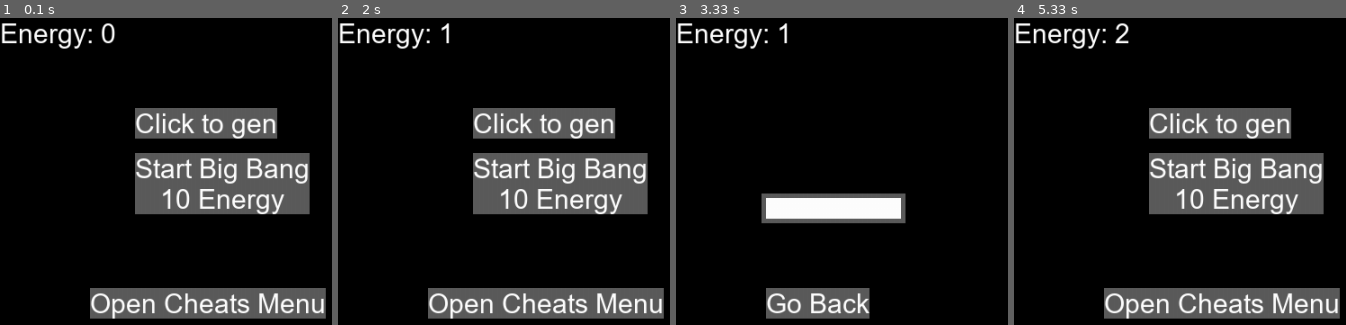
Above: before the commit, frames 1-4 (left to right).
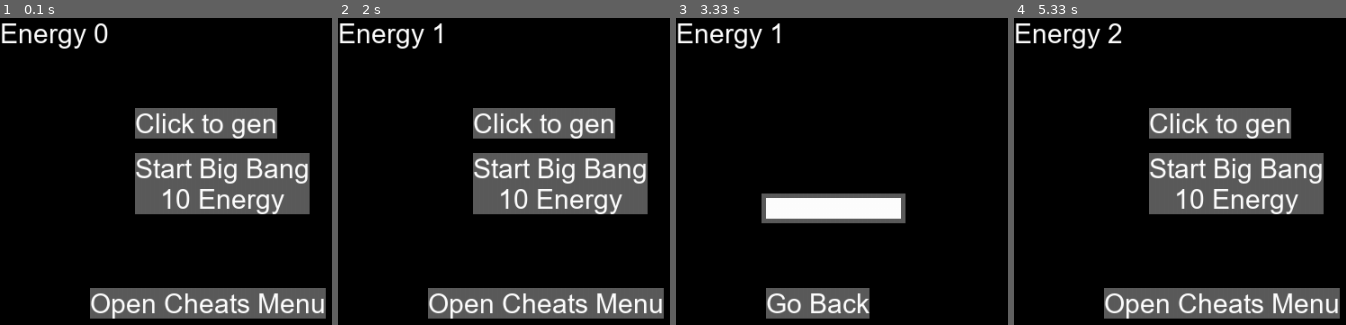
Above: after the commit, the same moments.

Repository: Slayrix/Idle-Game
Game: pygame game, started from Game/main.py
Same seed, same stepped clock (60 frames per second), same inputs: the game is played once before the commit and once after it.
Inputs (mouse positions are in pixels of both pictures, inside the frame that each line leads up to):
- Up to frame 1 (0.1 s): no input
- Up to frame 2 (2 s): click "Start Big Bang" at 0.38 s; click (553, 134) at 1.72 s
- Up to frame 3 (3.33 s): click (911, 291) at 2.05 s; click (832, 208) at 2.38 s; click (outside the picture) at 2.72 s
- Up to frame 4 (5.33 s): click (1170, 208) at 3.55 s; click (outside the picture) at 3.88 s; click (1203, 294) at 4.72 s; click "Click to gen" at 5.05 s

The runs differ from the first frame. In frame 1, 0.3% of the frame differs, in the area x 26-35%, y 1-9%; in frame 2, 0.2%; in frame 3, 0.2%; in frame 4, 0.3%.

Commit message:
Text update code optimization

Diff:
--- a/Game/button.py
+++ b/Game/button.py
@@ -56,7 +56,7 @@
 
     def checkUpdateText(self):
         if self.updateTextList == None:
-            return None
+            return
         else:
             for listElement in self.updateTextList:
                 strVar = ""
--- a/Game/game.py
+++ b/Game/game.py
@@ -4,11 +4,11 @@
 def updateScreen():
     gameScreen.fill((0, 0, 0))
 
-    text.energyText.setText("Energy: " + str(currency.energy.amount), (255, 255, 255))
-    text.matterText.setText("Matter: " + str(currency.matter.amount), (255, 255, 255))
-
     for buttonVar in button.buttonList.list:
         buttonVar.checkUpdateText()
+
+    for textVar in text.textList.list:
+        textVar.checkUpdateText()
 
     menu.displayMenu()
 
--- a/Game/text.py
+++ b/Game/text.py
@@ -1,22 +1,38 @@
 import pygame as pg
-import listClass, upgrade, game, menu
+import listClass, upgrade, game, menu, currency
 
 pg.init()
 
 class text:
-    def __init__(self, activeMenuList, xPos, yPos, drawConditions: list = None):
+    def __init__(self, activeMenuList, textColor, xPos, yPos, updateTextList: list = None, drawConditions: list = None):
         self.font = pg.font.Font("arial.ttf", 30)
         self.activeMenu = activeMenuList
+        self.textColor = textColor
         self.drawConditions = drawConditions
         self.xPos = xPos
         self.yPos = yPos
         textList.list += [self]
+        self.updateTextList = updateTextList
 
-    def setText(self, text: str, textColor, backgroundColor = None):
-        self.text = self.font.render(text, True, textColor, backgroundColor)
+    def setText(self, text: str, backgroundColor = None):
+        self.text = self.font.render(text, True, self.textColor, backgroundColor)
 
     def drawText(self):
         game.gameScreen.blit(self.text, (self.xPos, self.yPos))
+
+    def checkUpdateText(self):
+        if self.updateTextList == None:
+            return
+        else:
+            strVar = ""
+            for e in self.updateTextList:
+                if type(e) == list:
+                    currencyVar = e[0]
+                    if e[1] == "amount":
+                        strVar += str(currencyVar.amount)
+                else:
+                    strVar += e
+            self.setText(strVar)
 
     def showText(self):
         for menuVar in self.activeMenu:
@@ -42,5 +58,5 @@
 
 textList = listClass.list()
 
-energyText = text(["defaultMenu", "shop", "cheats"], 0, 0)
-matterText = text(["defaultMenu", "shop", "cheats"], 0, 50, [upgrade.bigBangUpgrade, "level", ">", 0])
+energyText = text(["defaultMenu", "shop", "cheats"], (255, 255, 255), 0, 0, ["Energy ", [currency.energy, "amount"]])
+matterText = text(["defaultMenu", "shop", "cheats"], (255, 255, 255), 0, 50, ["Matter ", [currency.matter, "amount"]], [upgrade.bigBangUpgrade, "level", ">", 0])
